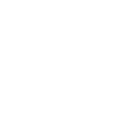
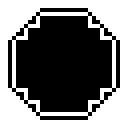
Layers edited between the first and the second 128 × 128 image:
showed "brush shape circle" over [8, 8, 120, 120]
